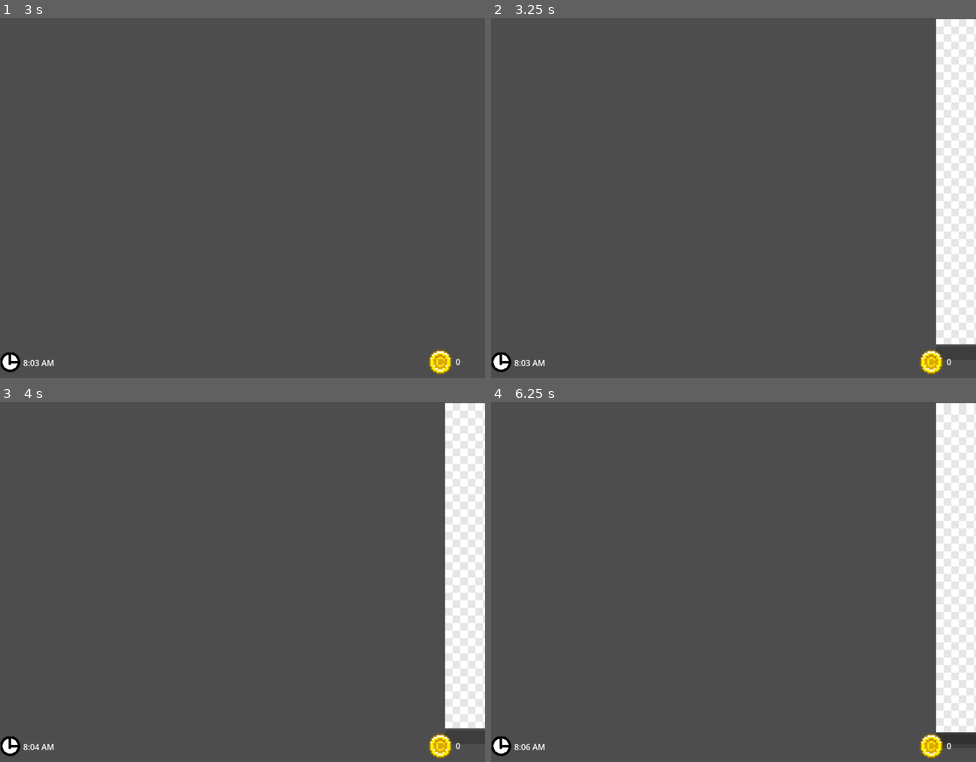
Above: before the commit, frames 1-4 (two rows, left to right).
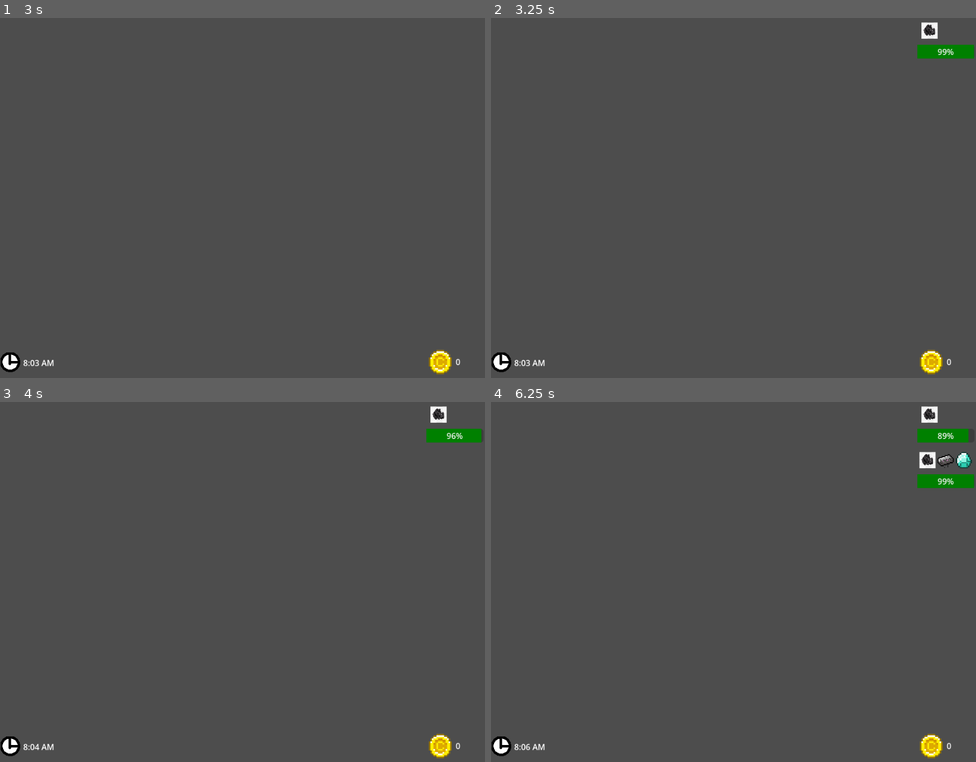
Above: after the commit, the same moments.

Repository: soetgdeznsgk/UN-Gamejam2---Gem-Frenzy
Game: Godot game, scene res://Escenas/MainJuego.tscn
Two runs of this game, one before a commit and one after it. Both use one fixed random seed, a clock stepped at 60 frames per second and the inputs below.
Inputs:
- Up to frame 1 (3 s): tap Enter at 0.5, 2.75 s; tap Space at 1.25 s
- Up to frame 2 (3.25 s): no input
- Up to frame 3 (4 s): tap Space at 3.5 s
- Up to frame 4 (6.25 s): tap Enter at 4.25 s; tap Space at 5.75 s

Frame 1 is identical in both runs. In frame 2, 7.7% of the frame differs, in the area x 87-100%, y 0-91%; in frame 3, 7.7%; in frame 4, 8.3%, in the area x 87-100%, y 0-95%.

Commit message:
Queda el generador de comidas con su conexión al UI, queda terminada la barra de progreso con cambios de colores, falta eliminar la orden cuando se acaba el tiempo

Diff:
--- a/Escenas/MainJuego.tscn
+++ b/Escenas/MainJuego.tscn
@@ -8,4 +8,6 @@
 
 [node name="UI" parent="CanvasLayer" instance=ExtResource("1_maslr")]
 
+[node name="Ordenes" type="Node" parent="."]
+
 [editable path="CanvasLayer/UI"]
--- a/Escenas/Ordenes.gd
+++ b/Escenas/Ordenes.gd
@@ -1,17 +1,17 @@
 extends VBoxContainer
 
-var ordenUI = preload("res://orden_ui.tscn")
+var ordenUI = preload("res://Escenas/Ventana por Orden/orden_ui.tscn")
 #var dirSprites = "res://Sprites/temporales_UI"
 
 # Called when the node enters the scene tree for the first time.
 func _ready():
 	OrderManager.new_order.connect(_on_new_order)
-	#for mineral in GlobalRecursos.MineralesSet:
 
 
 # Called every frame. 'delta' is the elapsed time since the previous frame.
 func _process(delta):
 	pass
+
 
 # Señales
 
--- a/Escenas/UI.tscn
+++ b/Escenas/UI.tscn
@@ -16,11 +16,10 @@
 
 [node name="Ordenes" type="VBoxContainer" parent="."]
 layout_mode = 0
-offset_left = 883.0
-offset_top = 1.0
-offset_right = 958.0
-offset_bottom = 720.0
-theme_override_constants/separation = 8
+offset_left = 765.0
+offset_right = 928.0
+offset_bottom = 719.0
+theme_override_constants/separation = 90
 script = ExtResource("1_qy5sv")
 
 [node name="VbReloj" type="VBoxContainer" parent="."]
--- /dev/null
+++ b/Escenas/Ventana por Orden/orden_ui.gd
@@ -0,0 +1,37 @@
+extends Control
+
+@export var Dimension := 32
+
+@onready var pb = $VBoxContainer/ProgressBar
+var orden_logica : Order
+@onready var cambiadorDeColor = StyleBoxFlat.new()
+
+func _ready():
+	cambiadorDeColor.bg_color = Color("008000")
+	pb.add_theme_stylebox_override("fill", cambiadorDeColor)
+
+func _physics_process(delta):
+	pb.value = orden_logica.get_time_left()
+	if pb.value == 20:
+		cambiadorDeColor.bg_color = Color("FFFF00")
+
+	elif pb.value == 10:
+		cambiadorDeColor.bg_color = Color("FF0000")
+
+
+func setOrden(orden : Order) -> void:
+	orden_logica = orden
+	add_child(orden)
+	#print("todo gud ata aca")
+	for i in range(orden.requirements.size()):
+		var spritePath = OrderManager.SpritesMaterialesPaths.get(orden.requirements[i])
+		var t := TextureRect.new()
+
+		t.texture = load(spritePath)
+		t.expand_mode = TextureRect.EXPAND_IGNORE_SIZE
+		t.stretch_mode = TextureRect.STRETCH_SCALE
+		t.size_flags_horizontal = Control.SIZE_SHRINK_CENTER
+		t.size_flags_vertical = Control.SIZE_SHRINK_CENTER
+		t.custom_minimum_size = Vector2(Dimension, Dimension)
+
+		$VBoxContainer/HBoxContainer.add_child(t)
--- /dev/null
+++ b/Escenas/Ventana por Orden/orden_ui.tscn
@@ -0,0 +1,40 @@
+[gd_scene load_steps=3 format=3 uid="uid://doudmff7sjsk7"]
+
+[ext_resource type="Script" path="res://Escenas/Ventana por Orden/orden_ui.gd" id="1_0ye5u"]
+
+[sub_resource type="StyleBoxFlat" id="StyleBoxFlat_yjmml"]
+bg_color = Color(0, 0.627451, 0, 1)
+
+[node name="OrdenUI" type="Control"]
+layout_mode = 3
+anchor_right = 0.543
+anchor_bottom = 0.587
+offset_right = -0.280029
+offset_bottom = 0.359985
+grow_horizontal = 0
+grow_vertical = 0
+size_flags_horizontal = 4
+size_flags_vertical = 4
+script = ExtResource("1_0ye5u")
+
+[node name="VBoxContainer" type="VBoxContainer" parent="."]
+clip_contents = true
+custom_minimum_size = Vector2(96, 96)
+layout_mode = 0
+offset_left = -2.0
+offset_top = 1.0
+offset_right = 111.0
+offset_bottom = 107.0
+
+[node name="HBoxContainer" type="HBoxContainer" parent="VBoxContainer"]
+clip_contents = true
+custom_minimum_size = Vector2(96, 48)
+layout_mode = 2
+size_flags_horizontal = 4
+size_flags_vertical = 4
+
+[node name="ProgressBar" type="ProgressBar" parent="VBoxContainer"]
+layout_mode = 2
+theme_override_styles/fill = SubResource("StyleBoxFlat_yjmml")
+max_value = 30.0
+value = 30.0
--- a/Order/Order.gd
+++ b/Order/Order.gd
@@ -1,10 +1,14 @@
 class_name Order
 extends Node2D
+
+signal out_of_time
 
 var requirements : Array # array de materiales (tamaño 1 a 3)
 var precio : int:
 	get:
 		return precio
+
+@export var Tmr : Timer
 
 enum states {
 	Pasado,
@@ -13,6 +17,7 @@
 	Done
 }
 var currState
+var tmr
 
 func _init(materiales : Array):
 	currState = states.EnVistaPrevia
@@ -25,25 +30,34 @@
 		2: precio = 12
 		3: precio = 20
 
-	print("se instancia: ", materiales, " precio: ", precio)
-
+	tmr = Timer.new()
+	add_child(tmr)
+	tmr.timeout.connect(_on_timer_timeout)
+	tmr.one_shot = true
+	tmr.wait_time = 30
+	tmr.process_callback = Timer.TIMER_PROCESS_PHYSICS
+	tmr.autostart = true
 
 # Llamadas
 
 func Queued() -> void:
 	currState = states.EnCurso
-	$Timer.start(30)
+
+func get_time_left():
+	return tmr.get_time_left()
+
 
 # Señales
 
 func _on_timer_timeout():
 	currState = states.Pasado
 	precio /= 2
+	out_of_time.emit()
 
 # debug
 
 func _to_string():
 	var stri : String
 	for e in requirements:
-		stri += str(e) # añadir un _to_string en cuanto tengamos los materiales
+		stri += str(e)
 	return stri
--- a/Order/order.tscn
+++ b/Order/order.tscn
@@ -2,10 +2,14 @@
 
 [ext_resource type="Script" path="res://Order/Order.gd" id="1_d7xxq"]
 
-[node name="Order" type="Node2D"]
+[node name="Order" type="Node2D" node_paths=PackedStringArray("Tmr")]
 script = ExtResource("1_d7xxq")
+Tmr = NodePath("Temporizador")
 
-[node name="Timer" type="Timer" parent="."]
+[node name="Temporizador" type="Timer" parent="."]
+wait_time = 30.0
 one_shot = true
+autostart = true
 
-[connection signal="timeout" from="Timer" to="." method="_on_timer_timeout"]
+[connection signal="ready" from="Temporizador" to="." method="_on_temporizador_ready"]
+[connection signal="timeout" from="Temporizador" to="." method="_on_timer_timeout"]
--- a/OrderManager/OrderManager.gd
+++ b/OrderManager/OrderManager.gd
@@ -9,21 +9,24 @@
 
 var SpritesMaterialesPaths = {
 	GlobalRecursos.Carbon : "res://Sprites/temporales_UI/carbontemp.png",
-	GlobalRecursos.Diamante : "",
+	GlobalRecursos.Hierro : "res://Sprites/temporales_UI/hierrotemp.png",
+	GlobalRecursos.Diamante : "res://Sprites/temporales_UI/diamantetemp.png",
 	GlobalRecursos.Cobre : "",
 	GlobalRecursos.Esmeralda : "",
 	GlobalRecursos.Uranio : "",
-	GlobalRecursos.Platino : "",
 	GlobalRecursos.Plata : "",
-	GlobalRecursos.Oro : ""
+	GlobalRecursos.Oro : ""#,
+	#GlobalRecursos.Amatista: "",
+	#GlobalRecursos.Zafiro: "",
+	#GlobalRecursos.Rubi: "",
+	#GlobalRecursos.Topacio: ""
 }
 
 # Called when the node enters the scene tree for the first time.
 func _ready():
-	# conectarse con la cascada del UI
-	#recetas.append([1, 2, 3])
-	#recetas.append([4, 5])
-	recetas.append([9])
+	recetas.append([GlobalRecursos.Carbon, GlobalRecursos.Hierro, GlobalRecursos.Diamante])
+	recetas.append([GlobalRecursos.Carbon, GlobalRecursos.Hierro])
+	recetas.append([GlobalRecursos.Carbon])
 
 	add_child(tmr)
 	tmr.timeout.connect(_on_timer_timeout)
@@ -41,15 +44,13 @@
 	if Input.is_anything_pressed():
 		if currentOrders.size() > 1:
 			entregarOrden(currentOrders[0])
+
 # Llamadas
 
 func entregarOrden(orden : Order):
 	var i = currentOrders.find(orden)
 	if i != -1:
-		print("se entrega: ", currentOrders[i])
-		currentOrders.pop_at(i)
-		print("queda: ", currentOrders)
-		#DARLE DINERO AL JUGADOR
+		currentOrders.pop_at(i) # toca compararlo desde el entregador de comidas
 		return
 	else:
 		return
@@ -59,5 +60,4 @@
 func _on_timer_timeout() -> void: # añadir
 	var tempOrder = Order.new(recetas.pick_random())
 	currentOrders.append(tempOrder)
-	print("ordenes actuales: ", currentOrders)
 	new_order.emit(tempOrder)
--- a/orden_ui.gd
+++ /dev/null
@@ -1,24 +0,0 @@
-extends Control
-
-func setOrden(orden : Order) -> void:
-	print("se carga la imagen: ", OrderManager.SpritesMaterialesPaths.get(GlobalRecursos.Carbon))
-	var t1 := TextureRect.new()
-	t1.texture = load(OrderManager.SpritesMaterialesPaths.get(GlobalRecursos.Carbon))
-	if (orden.requirements.size()) == 1:
-		$VBoxContainer/HBoxContainer.add_child(t1)
-		return
-
-	else:
-		var t2 := TextureRect.new()
-		# asignar textura a t2
-		if (orden.requirements.size()) == 2:
-			$VBoxContainer/HBoxContainer.add_child(t1)
-			$VBoxContainer/HBoxContainer.add_child(t2)
-			return
-		else:
-			var t3 := TextureRect.new()
-			# asignar textura a t3
-			$VBoxContainer/HBoxContainer.add_child(t1)
-			$VBoxContainer/HBoxContainer.add_child(t2)
-			$VBoxContainer/HBoxContainer.add_child(t3)
-			return
--- a/orden_ui.tscn
+++ /dev/null
@@ -1,25 +0,0 @@
-[gd_scene load_steps=2 format=3 uid="uid://doudmff7sjsk7"]
-
-[ext_resource type="Script" path="res://orden_ui.gd" id="1_4rpyw"]
-
-[node name="OrdenUI" type="Control"]
-layout_mode = 3
-anchors_preset = 15
-anchor_right = 1.0
-anchor_bottom = 1.0
-grow_horizontal = 2
-grow_vertical = 2
-script = ExtResource("1_4rpyw")
-
-[node name="VBoxContainer" type="VBoxContainer" parent="."]
-layout_mode = 0
-offset_left = -2.0
-offset_top = 1.0
-offset_right = 284.0
-offset_bottom = 157.0
-
-[node name="HBoxContainer" type="HBoxContainer" parent="VBoxContainer"]
-layout_mode = 2
-
-[node name="ProgressBar" type="ProgressBar" parent="VBoxContainer"]
-layout_mode = 2
Binary file added: Sprites/temporales_UI/diamantetemp.png
Not shown, added: Sprites/temporales_UI/diamantetemp.png.import
Binary file added: Sprites/temporales_UI/hierrotemp.png
Not shown, added: Sprites/temporales_UI/hierrotemp.png.import
